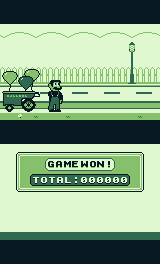
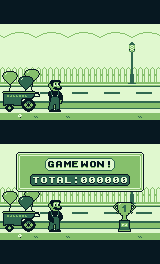
Revision of a layered w=160, h=264 image; what changed, layer by layer:
added layer "Trophy" in group "EndingCutscene" over [left=113, top=202, right=136, bottom=232]
added layer "Pasted Layer" in group "EndingCutscene" over [left=0, top=187, right=160, bottom=240]
hid "Sky" over [left=0, top=232, right=160, bottom=240]
